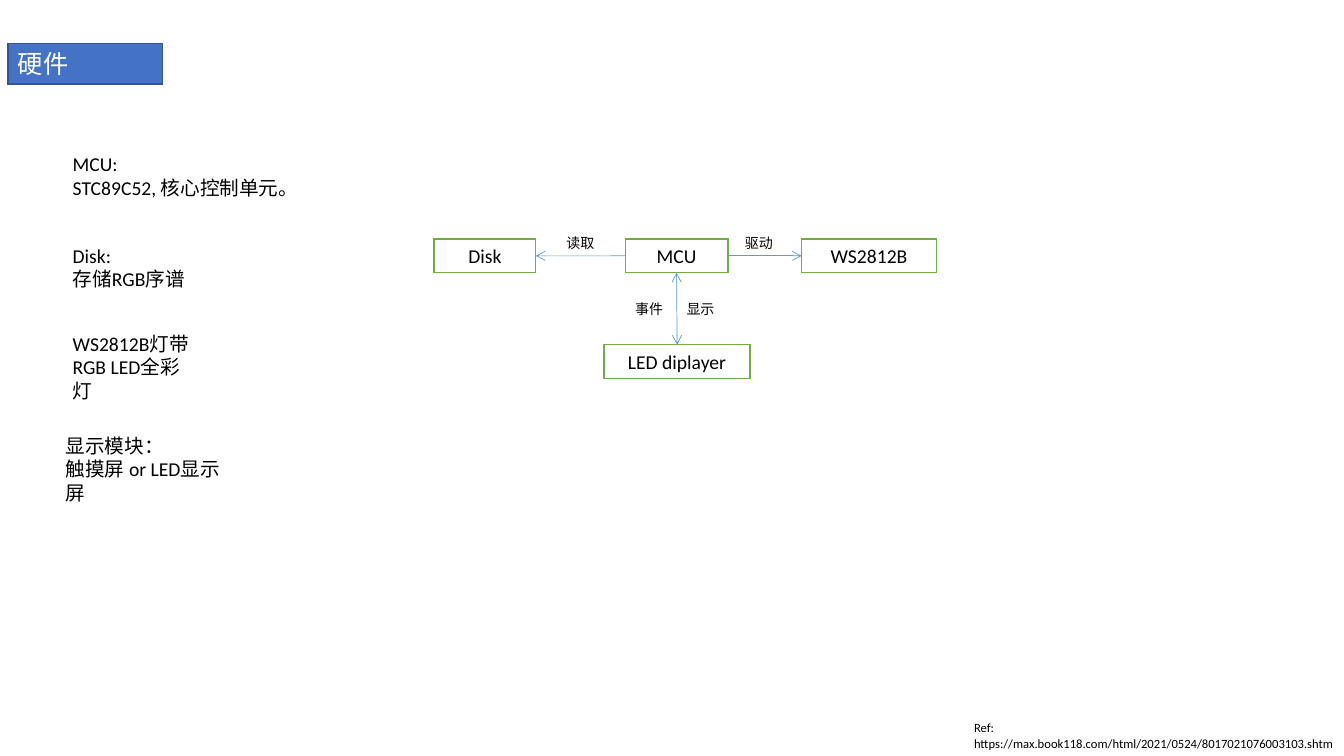
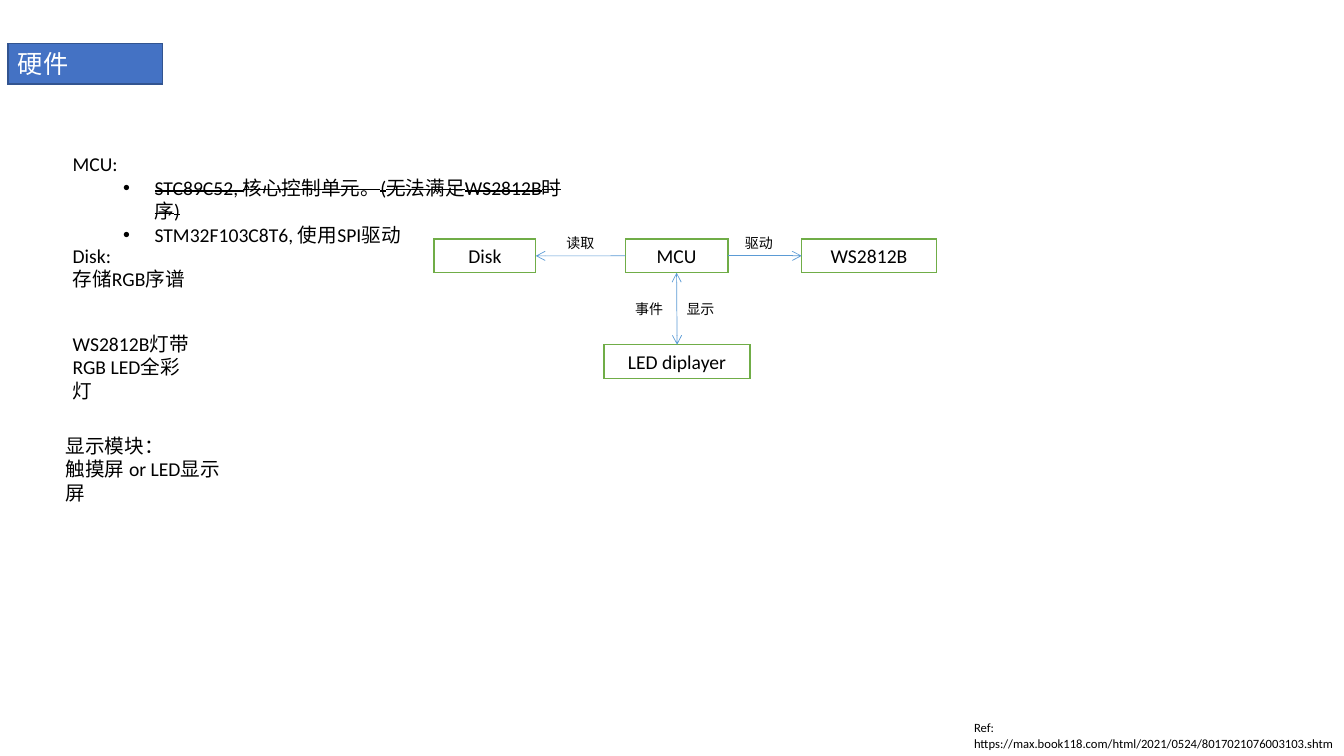
Before and after one commit to FL-LearningGroup/LucasNote, a slide deck: slide 3 of compute/embedded-system/music-control-rgbled.pptx. Drawn at 1344x756 pixels with LibreOffice and Linux fonts; fonts in the diff are those of the drawing. Boxes give left, top, right and bottom in pixels: in the first picture for what was removed or moved away, otherwise in the second. Text is boxed around its words. In the diff, an @@ line names an element or a change of style, - is before the commit and + after.

```diff
--- a/compute/embedded-system/music-control-rgbled.pptx
+++ b/compute/embedded-system/music-control-rgbled.pptx
@@ text at bbox=[155, 178, 562, 245]: text changed @@
-STC89C52, 核心控制单元。
+  • STC89C52, 核心控制单元。(无法满足WS2812B时序)
+  • STM32F103C8T6, 使用SPI驱动
```
Also in this commit, not shown: 2 other files.
